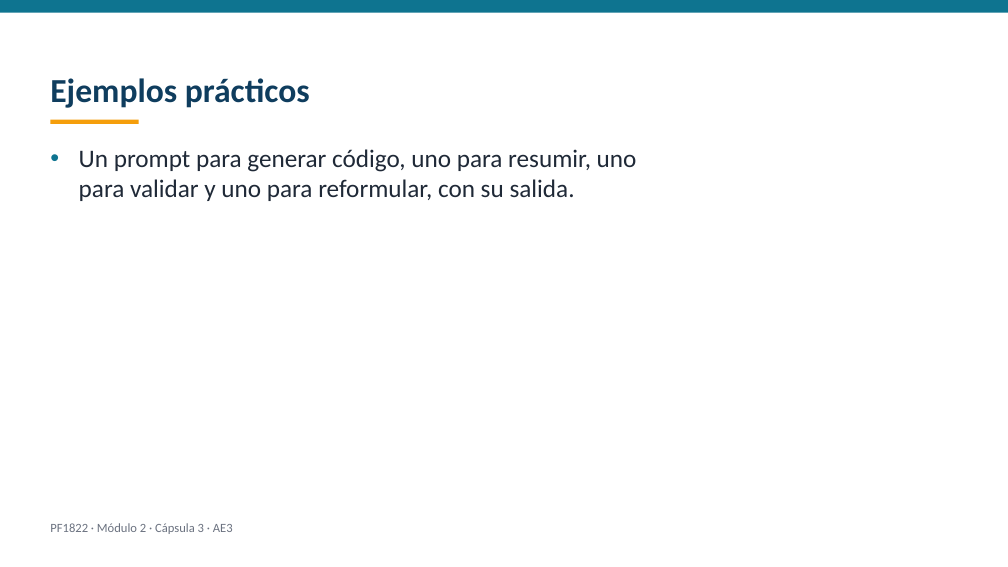
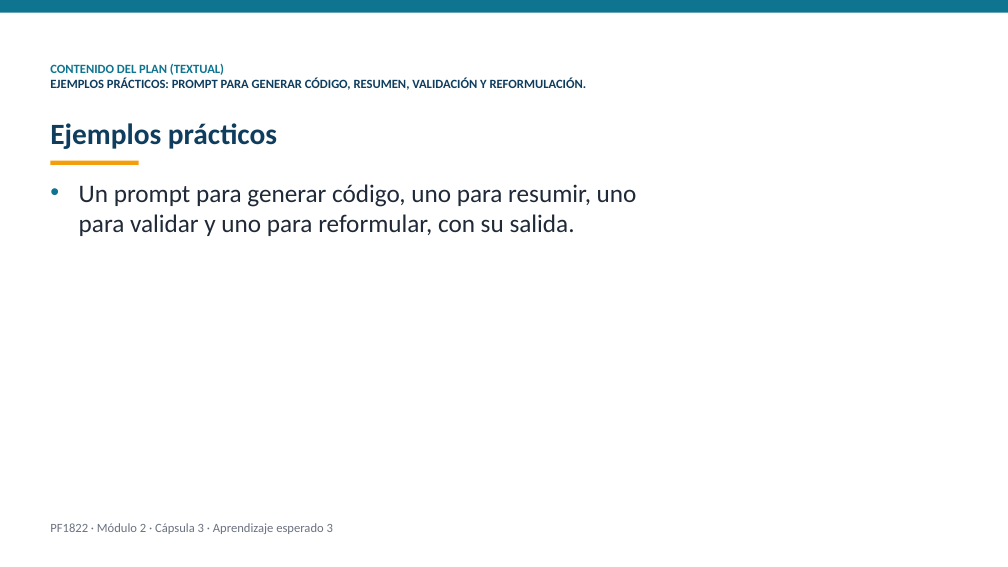
Before and after one commit to dojedacifuentes/naty.proyecto01, a slide deck: slide 7 of modulo-2/PF1822-desarrollo-con-ia/produccion/videos/AE3-capsula.pptx (slide 6 before the commit). Drawn at 1008x567 pixels with LibreOffice and Linux fonts; fonts in the diff are those of the drawing. Boxes give left, top, right and bottom in pixels: in the first picture for what was removed or moved away, otherwise in the second. Text is boxed around its words. In the diff, an @@ line names an element or a change of style, - is before the commit and + after.

Commit message:
checkpoint: 2026-09-25 videocapsulas textuales del plan para el revisor

```diff
--- a/modulo-2/PF1822-desarrollo-con-ia/produccion/videos/AE3-capsula.pptx
+++ b/modulo-2/PF1822-desarrollo-con-ia/produccion/videos/AE3-capsula.pptx
@@ text added at bbox=[50, 64, 587, 90], 12 pt, text #0F3D5E, bold @@
+CONTENIDO DEL PLAN (TEXTUAL)
+EJEMPLOS PRÁCTICOS: PROMPT PARA GENERAR CÓDIGO, RESUMEN, VALIDACIÓN Y REFORMULACIÓN.
@@ text "Ejemplos prácticos": place and size @@
-text "Ejemplos prácticos" at bbox=[50, 78, 310, 108]
+text "Ejemplos prácticos" at bbox=[50, 123, 277, 149]
@@ text "Ejemplos prácticos" at bbox=[50, 123, 277, 149]: size 32 to 28 pt @@
@@ text "Un prompt para generar código, ...": place and size @@
-text "Un prompt para generar código, ..." at bbox=[79, 149, 637, 201]
+text "Un prompt para generar código, ..." at bbox=[79, 184, 637, 236]
@@ rectangle: place and size @@
-rectangle at bbox=[51, 119, 139, 124]
+rectangle at bbox=[51, 160, 139, 165]
@@ text at bbox=[50, 523, 333, 534]: text changed @@
-PF1822 · Módulo 2 · Cápsula 3 · AE3
+PF1822 · Módulo 2 · Cápsula 3 · Aprendizaje esperado 3
```
Also in this commit, not shown: 9 other slides changed, 1 slide added, 37 other files.
